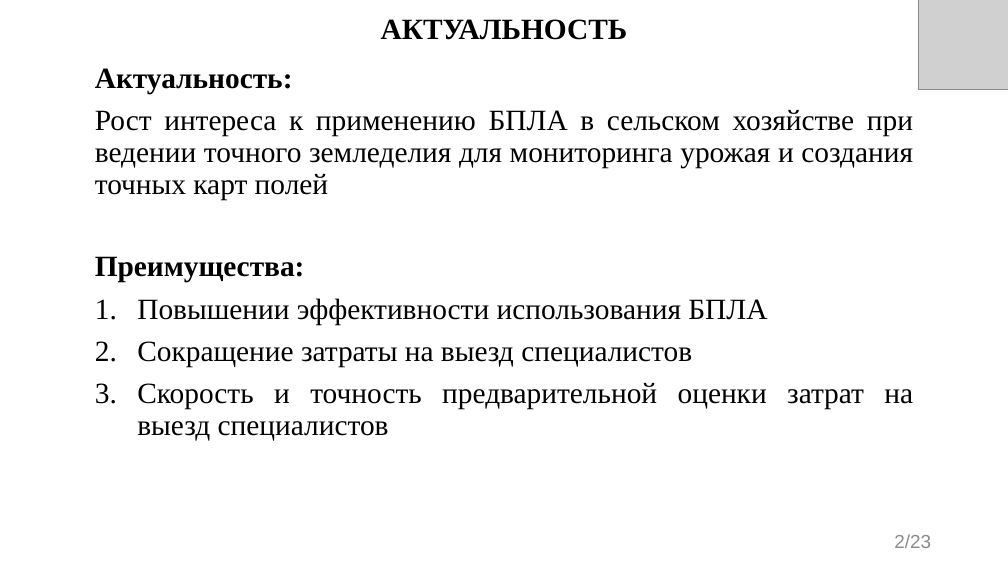
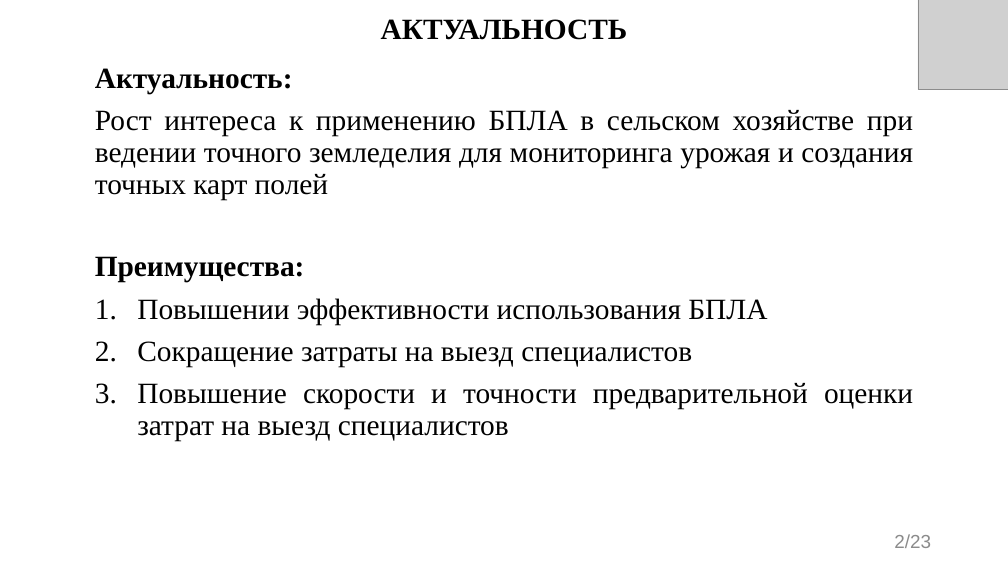
Before and after one commit to evgenkot/uav-route-calculation, a slide deck: slide 2 of doc/GQW/Raschupkin_EV_UAV_Route_Planning.pptx. Drawn at 1008x567 pixels with LibreOffice and Linux fonts; fonts in the diff are those of the drawing; grey boxes stand for pictures. Boxes give left, top, right and bottom in pixels: in the first picture for what was removed or moved away, otherwise in the second. Text is boxed around its words. In the diff, an @@ line names an element or a change of style, - is before the commit and + after.

```diff
--- a/doc/GQW/Raschupkin_EV_UAV_Route_Planning.pptx
+++ b/doc/GQW/Raschupkin_EV_UAV_Route_Planning.pptx
@@ text at bbox=[137, 383, 913, 441]: text changed @@
-3. Скорость и точность предварительной оценки затрат на выезд специалистов
+3. Повышение скорости и точности предварительной оценки затрат на выезд специалистов
```
Also in this commit, not shown: 5 other slides changed, 8 other files.
